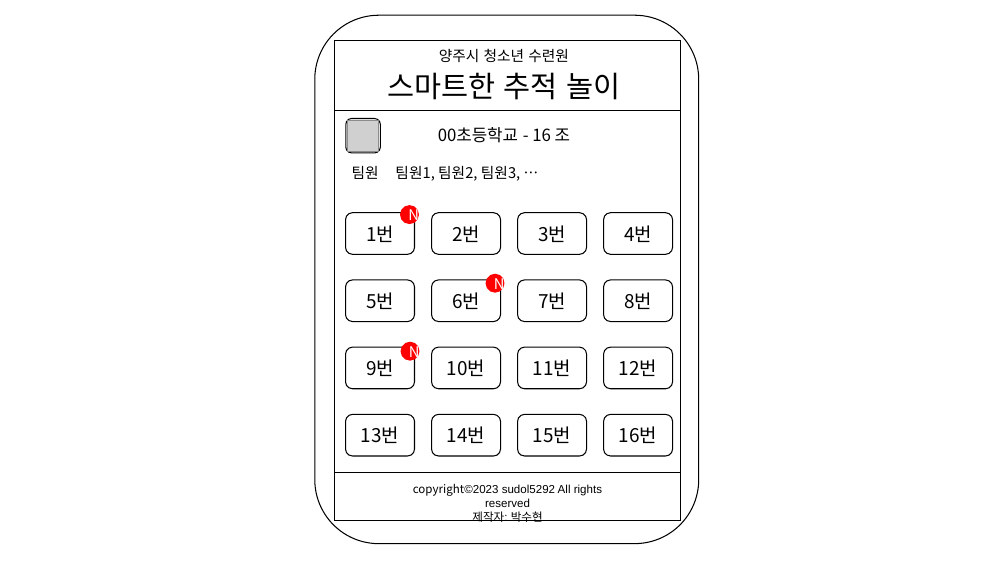
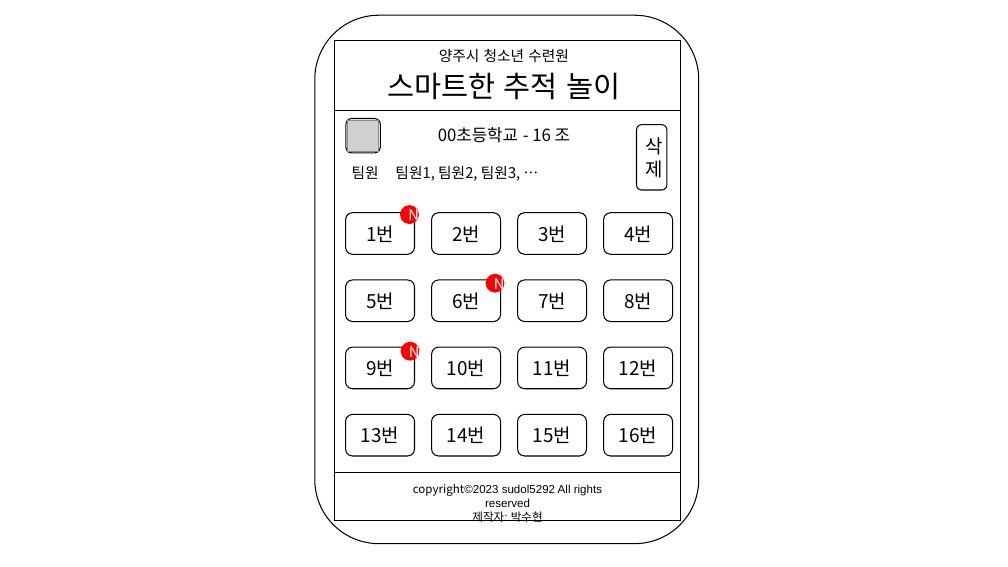
Before and after one commit to hyun5292/React, a slide deck: slide 8 of smart-tracking-game/smart-tracking-game-client/public/assets/스마트한_추적놀이_기획.pptx. Drawn at 1008x567 pixels with LibreOffice and Linux fonts; fonts in the diff are those of the drawing; grey boxes stand for pictures. Boxes give left, top, right and bottom in pixels: in the first picture for what was removed or moved away, otherwise in the second. Text is boxed around its words. In the diff, an @@ line names an element or a change of style, - is before the commit and + after.

```diff
--- a/smart-tracking-game/smart-tracking-game-client/public/assets/스마트한_추적놀이_기획.pptx
+++ b/smart-tracking-game/smart-tracking-game-client/public/assets/스마트한_추적놀이_기획.pptx
@@ rounded rectangle added at box(637, 125, 667, 190), fill #FFFFFF, outline #000000 1 pt, 18 pt, text #000000 @@
+삭제
```
Also in this commit, not shown: 1 other file.
